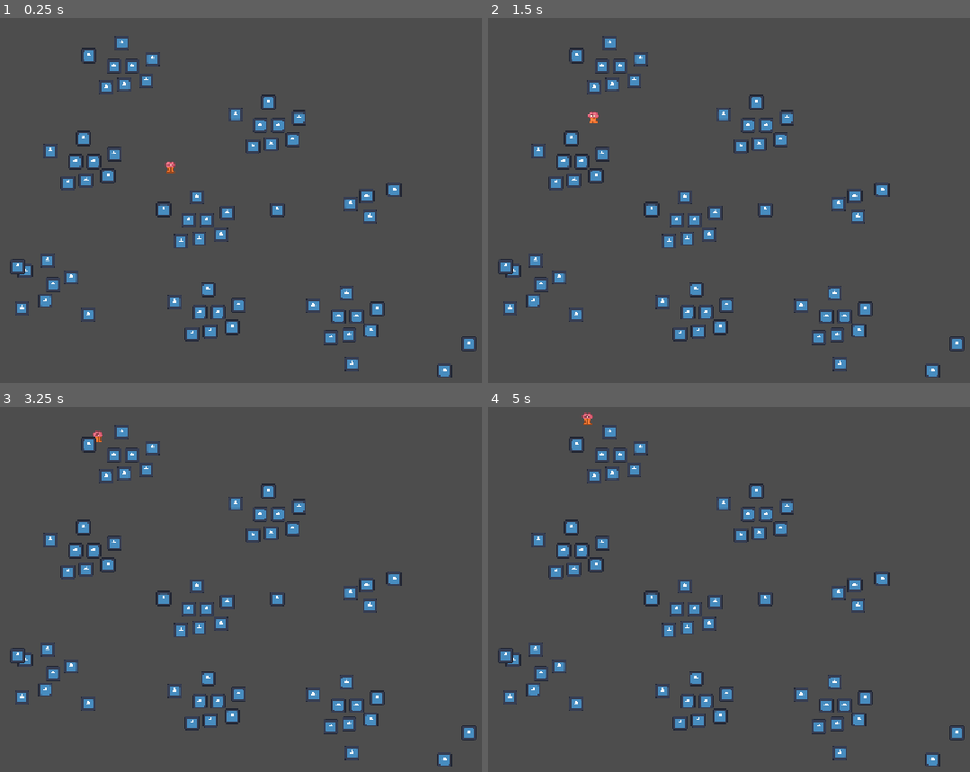
Above: before the commit, frames 1-4 (two rows, left to right).
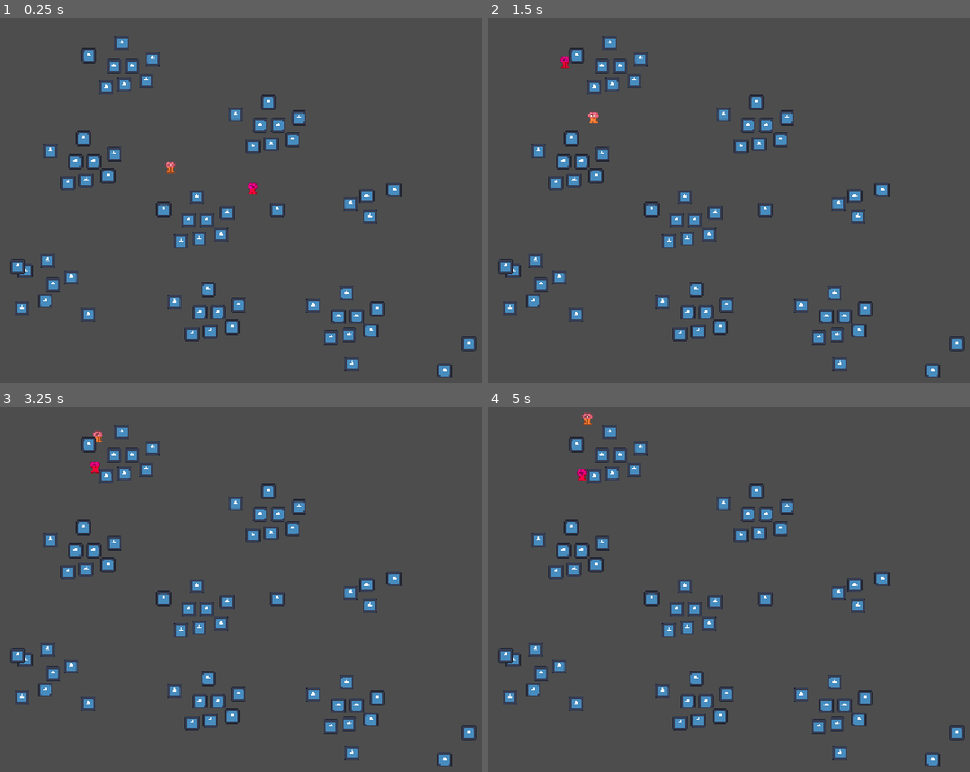
Above: after the commit, the same moments.

Repository: Kaplin86/Creature-Collector-Simulation
Game: Godot game, scene res://simulatorscene.tscn
Two runs of this game, one before a commit and one after it. Both use one fixed random seed, a clock stepped at 60 frames per second and the inputs below. The project has no main scene, so this scene is started directly. The engine's default icon, where the game draws it, is replaced by a stand-in: a white triangle on a blue panel in a dark square.
Inputs (mouse positions are in pixels of both pictures, inside the frame that each line leads up to):
- Up to frame 1 (0.25 s): no input
- Up to frame 2 (1.5 s): tap Enter at 0.5 s; move the mouse to (883, 196) at 0.52 s; hold Right 0.53-1.28 s; tap Alt at 0.6 s; click (883, 196) at 0.67 s; tap Space at 1.25 s; move the mouse to (579, 237) at 1.27 s; hold Down from 1.28 s (still down); tap Shift at 1.35 s
- Up to frame 3 (3.25 s): move the mouse to (308, 516) at 2.02 s; release Down at 2.03 s; hold Right 2.03-2.78 s; tap Alt at 2.1 s; tap Enter at 2.75 s; move the mouse to (202, 688) at 2.77 s; hold Up from 2.78 s (still down); tap Shift at 2.85 s; click (202, 688) at 2.92 s
- Up to frame 4 (5 s): move the mouse to (941, 666) at 3.52 s; release Up at 3.53 s; hold Left from 3.53 s (still down); tap Alt at 3.6 s; tap Space at 4.25 s; move the mouse to (507, 545) at 4.27 s; tap Shift at 4.35 s

The runs differ from the first frame. In frame 1, less than 0.1% of the frame differs, in the area x 51-54%, y 45-49%; in frame 2, less than 0.1%; in frame 3, less than 0.1%; in frame 4, less than 0.1%, in the area x 18-21%, y 16-21%.

Commit message:
they are evolving :o like genuinely like they are min-maxing relevant stats through natural selection

Diff:
--- a/code/Agent.gd
+++ b/code/Agent.gd
@@ -4,9 +4,12 @@
 # NOTES FOR L8R: A bst of 300 and lower is considered small. For pokemon context, 300 bst is roughly most starter mons.
 
 var energy = 1.0
+var birthtimer = 0
 @export var parts : Array[BodyPart] = []
 
 var memoryFoodPosition # a position that refers to the last seen fruit
+
+@export var species = 1
 
 func calculateFinalStat(stat : String):
 	var sum = 0
@@ -49,7 +52,8 @@
 		queue_free()
 
 	var currentAction : ActionTypes = ActionTypes.Wander
-	if max(GlobalVars.AgeToReproducePerStat * _bstHash,30) < age:
+	birthtimer -= delta
+	if max(GlobalVars.AgeToReproducePerStat * _bstHash,30) < age and birthtimer < 0.01:
 		if energy >= 0.75:
 			if GlobalVars.reproductionType == 0:
 				energy -= 0.7
@@ -98,10 +102,13 @@
 	newAgent.global_position = global_position
 	newAgent.targetLocation = global_position
 	newAgent.energy = 0.5
+	newAgent.species = species
 	for I : BodyPart in newAgent.parts:
 		I.mutateRandomly()
 
 	get_parent().add_child(newAgent)
+	newAgent.modulate = modulate
+	birthtimer = _bstHash * GlobalVars.bstPerBirthTimer
 
 func lookInVision() -> Array[Node2D]:
 
@@ -112,11 +119,13 @@
 		if I is Node2D: if global_position.distance_to(I.global_position) < VisionDistance:
 			foundNodes.append(I)
 
-	var sortedByDistance
+	var sortedByDistance = foundNodes.duplicate()
+	sortedByDistance.sort_custom(byDistance)
 
-	return foundNodes
+	return sortedByDistance
 
-
+func byDistance(a : Node2D,b : Node2D):
+	return a.global_position.distance_squared_to(global_position) < b.global_position.distance_squared_to(global_position)
 
 func lookForFood() -> Node2D:
 	var results = lookInVision()
--- a/code/fruit.gd
+++ b/code/fruit.gd
@@ -1,4 +1,4 @@
 extends Sprite2D
 class_name Fruit
 
-@export var NutritionalValue = 0.25
+@export var NutritionalValue = 0.15
--- a/code/globalVars.gd
+++ b/code/globalVars.gd
@@ -10,3 +10,5 @@
 var TimeForSmallCreatureToDieOfStarvation = 120
 
 var PixelVisionPerSPD = 4 #how many inworld units / pixels the agent can see based on their SpD stat
+
+var bstPerBirthTimer = 0.5
--- a/simulatorscene.tscn
+++ b/simulatorscene.tscn
@@ -17,6 +17,16 @@
 SpD = 20
 metadata/_custom_type_script = "uid://3ajv3eiqwxrm"
 
+[sub_resource type="Resource" id="Resource_oepk7"]
+script = ExtResource("2_ro32a")
+HP = 45
+ATK = 30
+DEF = 35
+SpA = 20
+SpD = 40
+SP = 16
+metadata/_custom_type_script = "uid://3ajv3eiqwxrm"
+
 [node name="Simulatorscene" type="Node2D" unique_id=748557727]
 script = ExtResource("1_oepk7")
 
@@ -24,11 +34,23 @@
 position = Vector2(602, 314)
 script = ExtResource("1_ngdw2")
 parts = Array[ExtResource("2_ro32a")]([SubResource("Resource_ngdw2")])
+species = 30
 
 [node name="Thebrainguyfromtheoldoldnosmonprojectmeandmyfriendsdidofwhomiwillbeusingasaplaceholderforthetimebeing" type="Sprite2D" parent="Node2D" unique_id=2092078239]
 texture_filter = 1
 texture = ExtResource("3_j4dd3")
 
+[node name="Node2D2" type="Node2D" parent="." unique_id=1514172927]
+modulate = Color(1, 0, 1, 1)
+position = Vector2(818, 380)
+script = ExtResource("1_ngdw2")
+parts = Array[ExtResource("2_ro32a")]([SubResource("Resource_oepk7")])
+species = 50
+
+[node name="Thebrainguyfromtheoldoldnosmonprojectmeandmyfriendsdidofwhomiwillbeusingasaplaceholderforthetimebeing" type="Sprite2D" parent="Node2D2" unique_id=1998454812]
+texture_filter = 1
+texture = ExtResource("3_j4dd3")
+
 [node name="Icon" type="Sprite2D" parent="." unique_id=886159300]
 position = Vector2(757, 303)
 scale = Vector2(0.1831634, 0.1831634)
